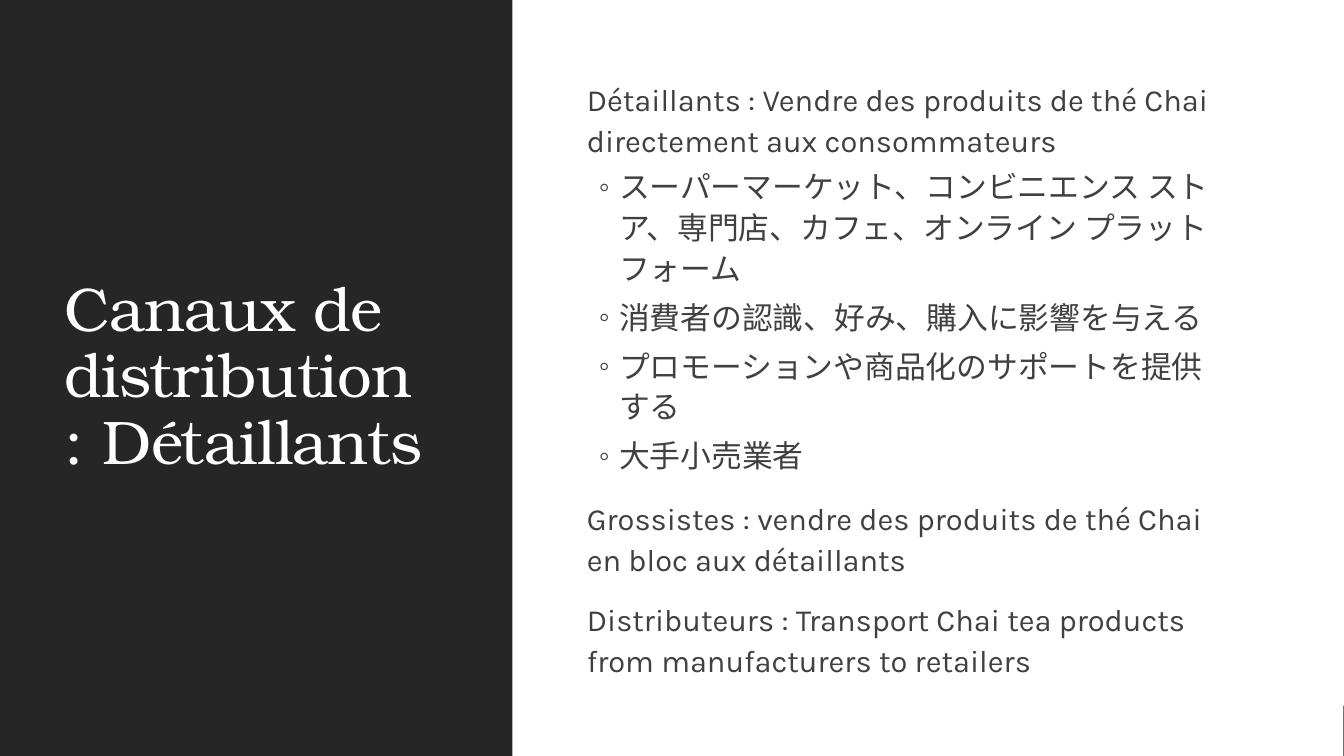
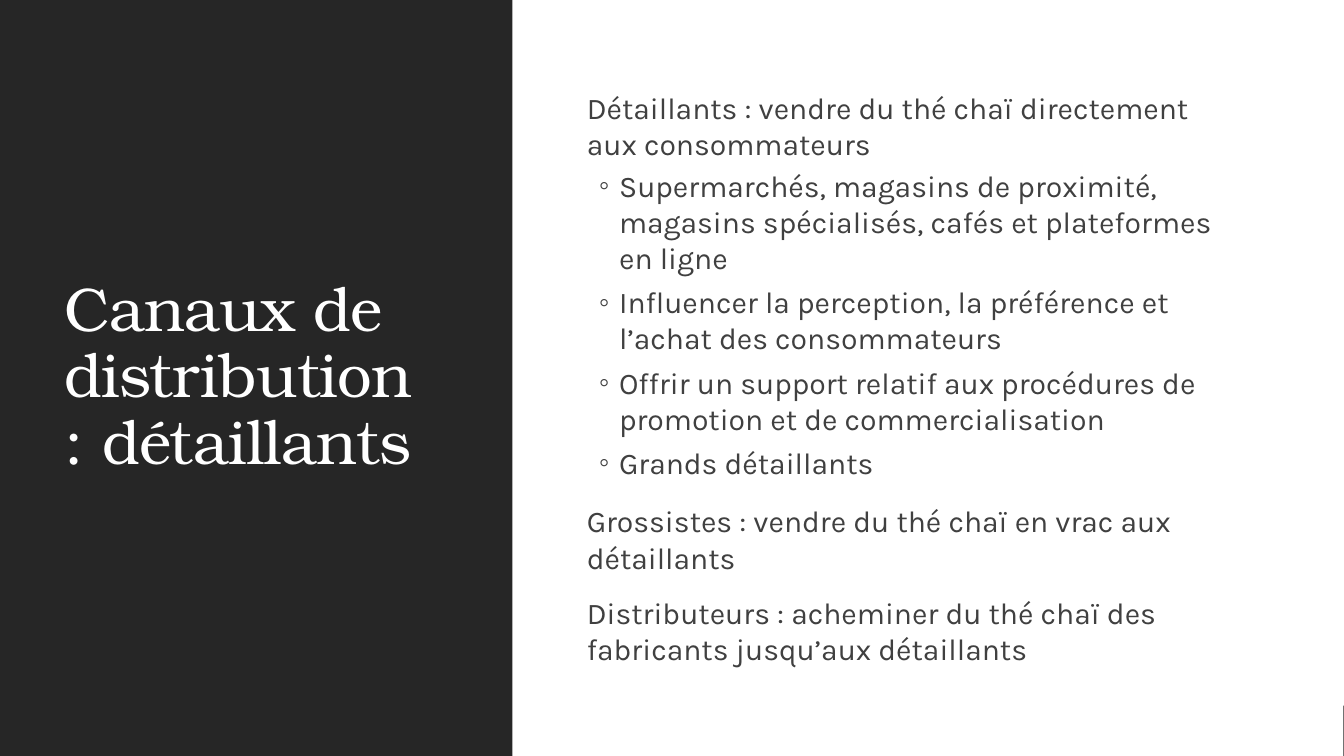
Before and after one commit to MicrosoftLearning/MS-4004-Empower-workforce-copilot-use-cases.fr-fr, a slide deck: slide 8 of ResourceFiles/Mystic Spice Premium Chai Market Analysis Presentation.pptx. Drawn at 1344x756 pixels with LibreOffice and Linux fonts; fonts in the diff are those of the drawing. Boxes give left, top, right and bottom in pixels: in the first picture for what was removed or moved away, otherwise in the second. Text is boxed around its words. In the diff, an @@ line names an element or a change of style, - is before the commit and + after.

```diff
--- a/ResourceFiles/Mystic Spice Premium Chai Market Analysis Presentation.pptx
+++ b/ResourceFiles/Mystic Spice Premium Chai Market Analysis Presentation.pptx
@@ text at [587, 96, 1211, 668]: text changed; size 22 to 21.4 pt @@
-  Détaillants : Vendre des produits de thé Chai directement aux consommateurs
-  ◦ スーパーマーケット、コンビニエンス ストア、専門店、カフェ、オンライン プラットフォーム
-  ◦ 消費者の認識、好み、購入に影響を与える
-  ◦ プロモーションや商品化のサポートを提供する
-  ◦ 大手小売業者
-  Grossistes : vendre des produits de thé Chai en bloc aux détaillants
-  Distributeurs : Transport Chai tea products from manufacturers to retailers
+  Détaillants : vendre du thé chaï directement aux consommateurs
+  ◦ Supermarchés, magasins de proximité, magasins spécialisés, cafés et plateformes en ligne
+  ◦ Influencer la perception, la préférence et l’achat des consommateurs
+  ◦ Offrir un support relatif aux procédures de promotion et de commercialisation
+  ◦ Grands détaillants
+  Grossistes : vendre du thé chaï en vrac aux détaillants
+  Distributeurs : acheminer du thé chaï des fabricants jusqu’aux détaillants
@@ title at [64, 287, 412, 465]: text changed @@
-Canaux de distribution : Détaillants
+Canaux de distribution : détaillants
```
Also in this commit, not shown: 13 other slides changed, 32 other files.
